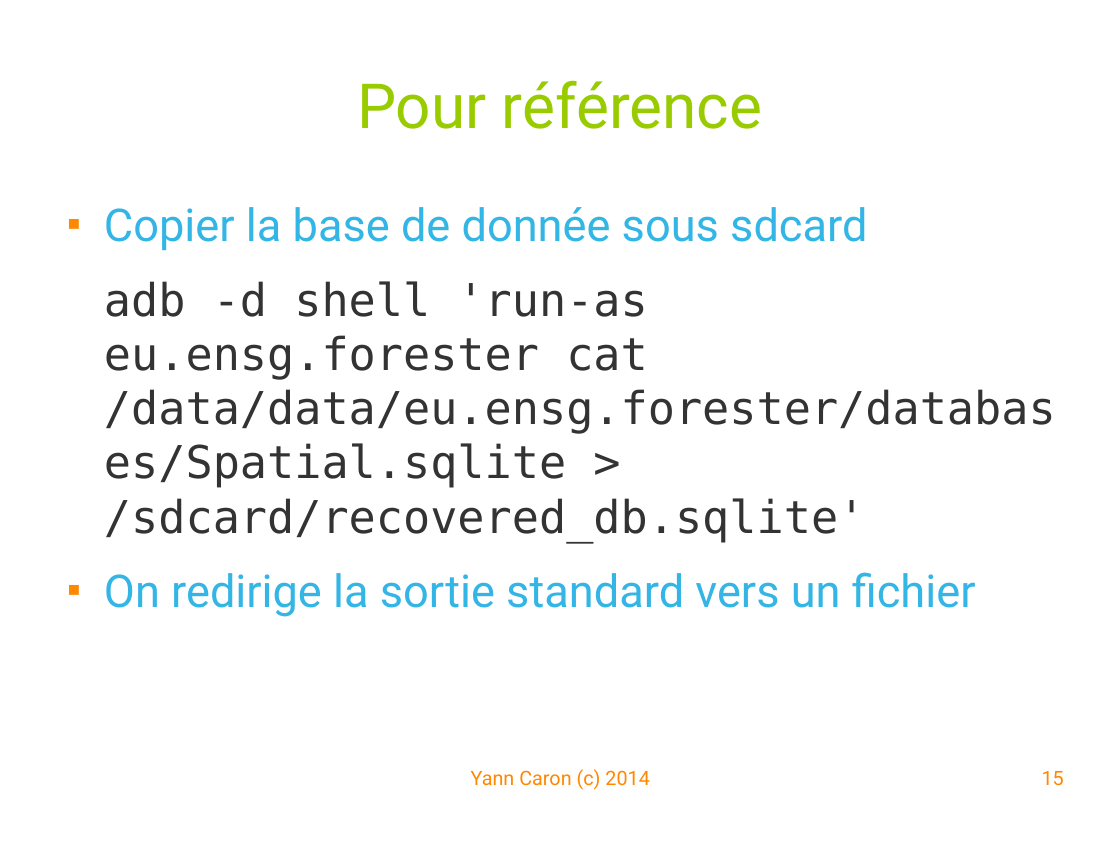
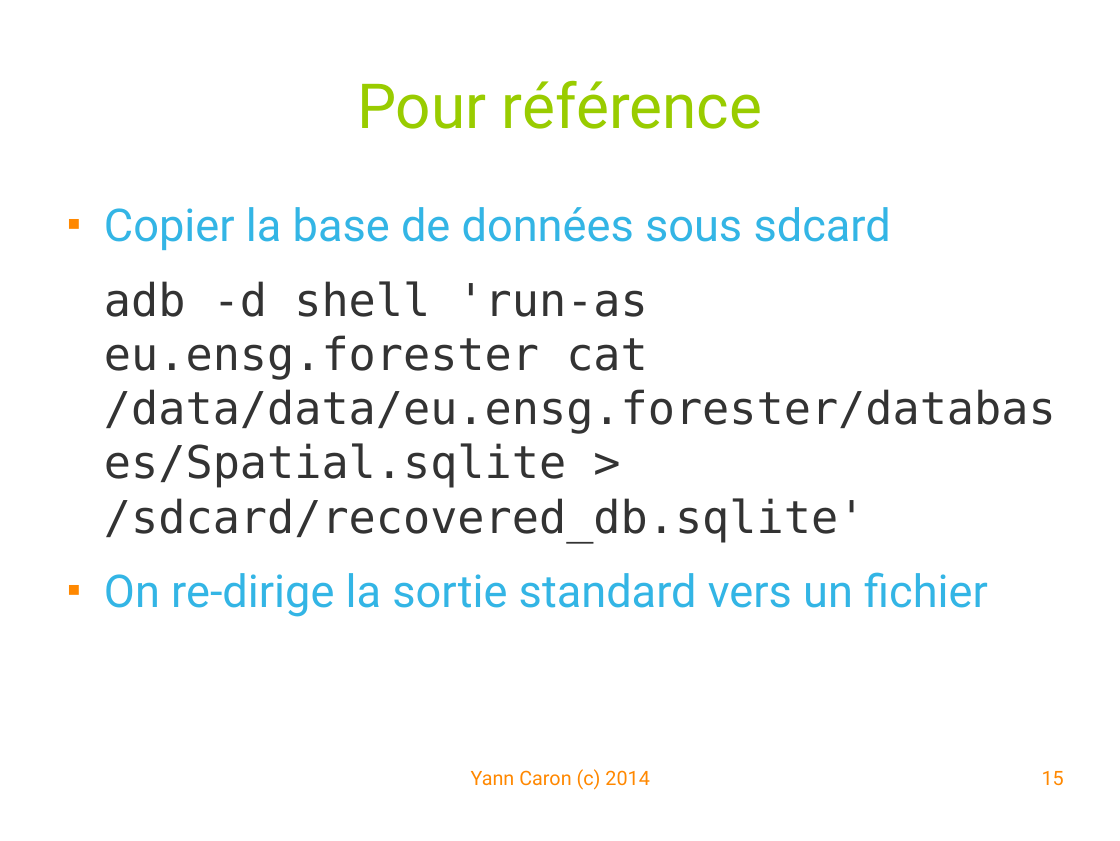
Before and after one commit to YannCaron/Android-ENSG, a slide deck: slide 15 of 07 - Techniques avancées - ADB.odp. Drawn at 1120x841 pixels with LibreOffice and Linux fonts; fonts in the diff are those of the drawing; background and template pictures are left out. Boxes give left, top, right and bottom in pixels: in the first picture for what was removed or moved away, otherwise in the second. Text is boxed around its words. In the diff, an @@ line names an element or a change of style, - is before the commit and + after.

```diff
--- a/07 - Techniques avancées - ADB.odp
+++ b/07 - Techniques avancées - ADB.odp
@@ text at (104, 207, 891, 250): text changed @@
-■ Copier la base de donnée sous sdcard
+■ Copier la base de données sous sdcard
@@ text at (104, 572, 988, 617): text changed @@
-■ On redirige la sortie standard vers un fichier
+■ On re-dirige la sortie standard vers un fichier
```
Also in this commit, not shown: 6 other slides changed, 1 slide added.
